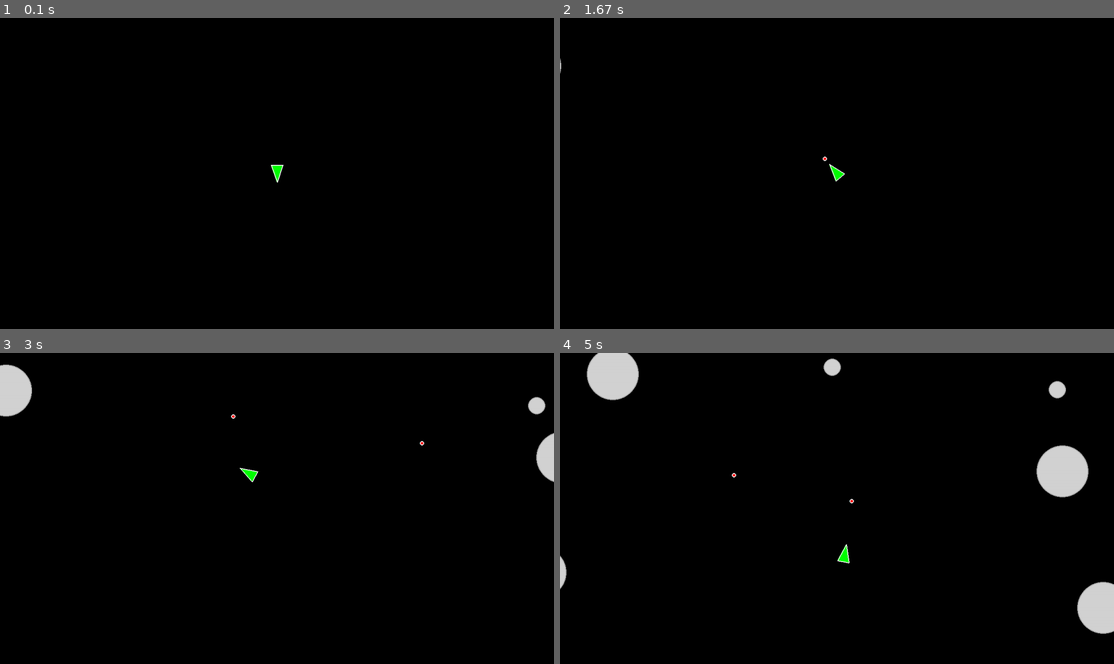
Above: before the commit, frames 1-4 (two rows, left to right).
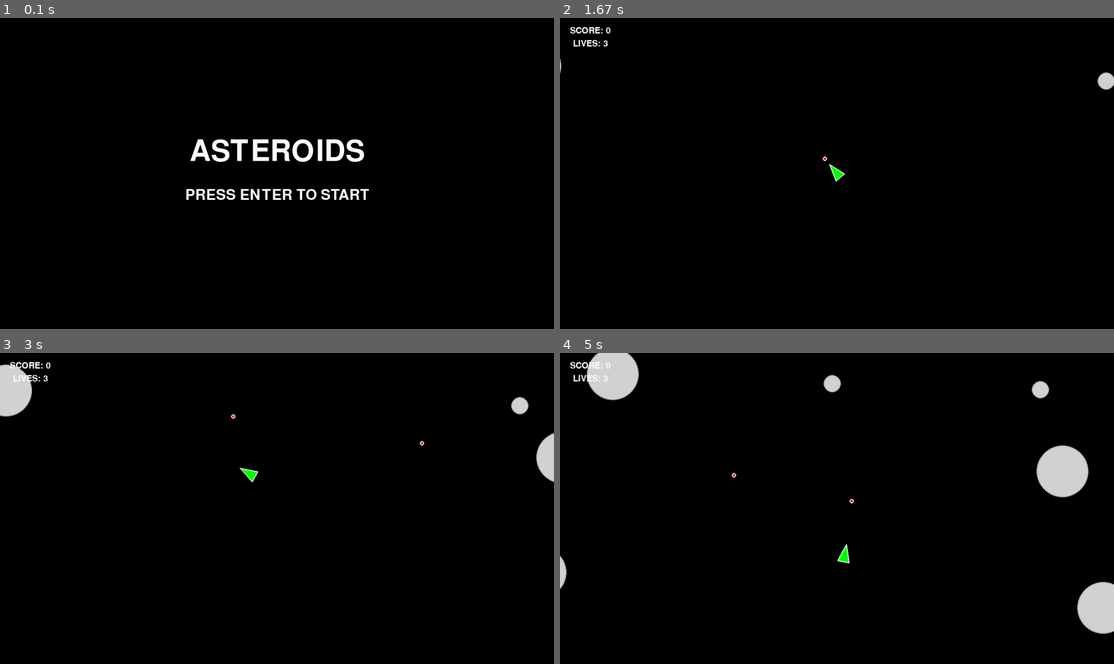
Above: after the commit, the same moments.

Repository: dirtyb1rd/asteroids-pygame
Game: pygame game, started from main.py
The game is run twice, just before and just after one commit, with the same random seed, the same clock (stepped at 60 frames per second) and the same inputs.
Inputs:
- Up to frame 1 (0.1 s): no input
- Up to frame 2 (1.67 s): tap Enter at 0.33 s; tap Space at 0.67, 1.57 s; hold D 1-1.47 s; hold W from 1.5 s (still down)
- Up to frame 3 (3 s): release W at 1.8 s; hold D 1.83-2.3 s; tap Space at 1.9, 2.2, 2.4, 2.7, 2.97 s; hold A 2.33-2.87 s; hold S from 2.9 s (still down)
- Up to frame 4 (5 s): release S at 3.2 s; hold A 3.23-3.63 s; tap Space at 3.3, 3.6, 3.73, 4.13, 4.43, 4.8 s; hold W 3.67-4.03 s; hold D 4.07-4.7 s; hold S from 4.73 s (still down)

The runs differ from the first frame. In frame 1, 1.9% of the frame differs, in the area x 33-67%, y 38-59%; in frame 2, 0.3%; in frame 3, 0.5%; in frame 4, 0.7%.

Commit message:
score-keeping, HUD, lives, screen wrap, game state

Diff:
--- a/asteroid.py
+++ b/asteroid.py
@@ -1,5 +1,11 @@
 import pygame
-from constants import LINE_WIDTH, ASTEROID_MIN_RADIUS
+from constants import (
+    LINE_WIDTH,
+    ASTEROID_MIN_RADIUS,
+    ASTEROID_SCORE_LARGE,
+    ASTEROID_SCORE_MEDIUM,
+    ASTEROID_SCORE_SMALL,
+)
 from circleshape import CircleShape
 from logger import log_event
 import random
@@ -14,13 +20,14 @@
         pygame.draw.circle(screen, "darkgray", self.position, self.radius, LINE_WIDTH)
 
     def update(self, dt):
+        super().update(dt)  # wrapping
         self.position += self.velocity * dt
 
     def split(self):
         self.kill()
 
         if self.radius <= ASTEROID_MIN_RADIUS:
-            return
+            return ASTEROID_SCORE_SMALL
 
         log_event("asteroid_split")
 
@@ -34,3 +41,9 @@
         new_1.velocity = vector_1 * 1.2
         new_2 = Asteroid(self.position.x, self.position.y, new_radius)
         new_2.velocity = vector_2 * 1.2
+
+        return (
+            ASTEROID_SCORE_LARGE
+            if new_radius > ASTEROID_MIN_RADIUS
+            else ASTEROID_SCORE_MEDIUM
+        )
--- a/circleshape.py
+++ b/circleshape.py
@@ -1,4 +1,5 @@
 import pygame
+
 
 # Base class for game objects
 class CircleShape(pygame.sprite.Sprite):
@@ -23,5 +24,14 @@
         return distance <= minimum
 
     def update(self, dt):
-        # must override
-        pass
+        # screen wrapping
+        from constants import SCREEN_WIDTH, SCREEN_HEIGHT
+
+        if self.position.x > SCREEN_WIDTH + self.radius:
+            self.position.x = -self.radius
+        elif self.position.x < -self.radius:
+            self.position.x = SCREEN_WIDTH + self.radius
+        if self.position.y > SCREEN_HEIGHT + self.radius:
+            self.position.y = -self.radius
+        elif self.position.y < -self.radius:
+            self.position.y = SCREEN_HEIGHT + self.radius
--- a/constants.py
+++ b/constants.py
@@ -16,3 +16,10 @@
 ASTEROID_MAX_RADIUS = ASTEROID_MIN_RADIUS * ASTEROID_KINDS
 
 SHOT_RADIUS = 5
+
+PLAYER_LIVES = 3
+INVULNERABILITY_TIME = 2.0
+
+ASTEROID_SCORE_LARGE = 20
+ASTEROID_SCORE_MEDIUM = 50
+ASTEROID_SCORE_SMALL = 100
--- a/main.py
+++ b/main.py
@@ -4,64 +4,142 @@
 from asteroidfield import AsteroidField
 from player import Player
 from shot import Shot
-from constants import SCREEN_HEIGHT, SCREEN_WIDTH
+from constants import SCREEN_HEIGHT, SCREEN_WIDTH, PLAYER_LIVES, INVULNERABILITY_TIME
 from logger import log_state, log_event
 
+
+def draw_text(screen, text, size, x, y, color="white"):
+    font = pygame.font.Font(None, size)
+    surface = font.render(text, True, color)
+    rect = surface.get_rect(center=(x, y))
+    screen.blit(surface, rect)
+
+
 def main():
-
-    # print(f"Starting Asteroids with pygame version: {pygame.version.ver}")
-    # print(f"Screen width: {SCREEN_WIDTH}")
-    # print(f"Screen height: {SCREEN_HEIGHT}")
-
     pygame.init()
-
     screen = pygame.display.set_mode((SCREEN_WIDTH, SCREEN_HEIGHT))
     clock = pygame.time.Clock()
 
-    dt = 0
-
-    updatable = pygame.sprite.Group()
-    drawable = pygame.sprite.Group()
-    asteroids = pygame.sprite.Group()
-    shots = pygame.sprite.Group()
-
-    Asteroid.containers = (asteroids, updatable, drawable)
-    AsteroidField.containers = (updatable)
-    Shot.containers = (shots, updatable, drawable)
-    Player.containers = (updatable, drawable)
-
-    AsteroidField()
-
-    player = Player(SCREEN_WIDTH / 2, SCREEN_HEIGHT / 2)
+    state = "MENU"
+    score = 0
+    high_score = 0
 
     while True:
-        log_state()
+        if state == "MENU":
+            screen.fill("black")
+            draw_text(
+                screen, "ASTEROIDS", 100, SCREEN_WIDTH / 2, SCREEN_HEIGHT / 2 - 50
+            )
+            draw_text(
+                screen,
+                "PRESS ENTER TO START",
+                50,
+                SCREEN_WIDTH / 2,
+                SCREEN_HEIGHT / 2 + 50,
+            )
+            pygame.display.flip()
+            for event in pygame.event.get():
+                if event.type == pygame.QUIT:
+                    return
+                if event.type == pygame.KEYDOWN and (
+                    event.key == pygame.K_RETURN or event.key == pygame.K_KP_ENTER
+                ):
+                    state = "PLAYING"
 
-        for event in pygame.event.get():
-            if event.type == pygame.QUIT:
-                return
+                    score = 0
+                    lives = PLAYER_LIVES
+                    updatable = pygame.sprite.Group()
+                    drawable = pygame.sprite.Group()
+                    asteroids = pygame.sprite.Group()
+                    shots = pygame.sprite.Group()
 
-        screen.fill("black")
+                    Asteroid.containers = (asteroids, updatable, drawable)
+                    AsteroidField.containers = updatable
+                    Shot.containers = (shots, updatable, drawable)
+                    Player.containers = (updatable, drawable)
 
-        updatable.update(dt)
+                    AsteroidField()
+                    player = Player(SCREEN_WIDTH / 2, SCREEN_HEIGHT / 2)
 
-        for asteroid in asteroids:
-            if asteroid.collides_with(player):
-                log_event("player_hit")
-                print("Game Over!")
-                sys.exit()
-            for bullet in shots:
-                if asteroid.collides_with(bullet):
-                    log_event("asteroid_shot")
-                    asteroid.split()
-                    bullet.kill()
+        elif state == "PLAYING":
+            dt = clock.tick(60) / 1000
+            for event in pygame.event.get():
+                if event.type == pygame.QUIT:
+                    return
 
-        for obj in drawable:
-            obj.draw(screen)
+            screen.fill("black")
+            updatable.update(dt)
 
-        pygame.display.flip()
+            for asteroid in asteroids:
+                if player.invulnerable_timer <= 0 and asteroid.collides_with(player):
+                    log_event("player_hit")
+                    lives -= 1
+                    if lives <= 0:
+                        state = "GAME_OVER"
+                        if score > high_score:
+                            high_score = score
+                    else:
+                        player.position = pygame.Vector2(
+                            SCREEN_WIDTH / 2, SCREEN_HEIGHT / 2
+                        )
+                        player.velocity = pygame.Vector2(0, 0)
+                        player.invulnerable_timer = INVULNERABILITY_TIME
 
-        dt = clock.tick(60) / 1000
+                for bullet in shots:
+                    if asteroid.collides_with(bullet):
+                        log_event("asteroid_shot")
+                        points = asteroid.split()
+                        if points:
+                            score += points
+                        bullet.kill()
+
+            for obj in drawable:
+                obj.draw(screen)
+
+            # hud
+            draw_text(screen, f"SCORE: {score}", 30, 70, 30)
+            draw_text(screen, f"LIVES: {lives}", 30, 70, 60)
+
+            pygame.display.flip()
+
+        elif state == "GAME_OVER":
+            screen.fill("black")
+            draw_text(
+                screen,
+                "GAME OVER",
+                100,
+                SCREEN_WIDTH / 2,
+                SCREEN_HEIGHT / 2 - 50,
+                "red",
+            )
+            draw_text(
+                screen,
+                f"FINAL SCORE: {score}",
+                50,
+                SCREEN_WIDTH / 2,
+                SCREEN_HEIGHT / 2 + 20,
+            )
+            draw_text(
+                screen,
+                f"HIGH SCORE: {high_score}",
+                30,
+                SCREEN_WIDTH / 2,
+                SCREEN_HEIGHT / 2 + 60,
+            )
+            draw_text(
+                screen,
+                "PRESS R TO RESTART",
+                40,
+                SCREEN_WIDTH / 2,
+                SCREEN_HEIGHT / 2 + 120,
+            )
+            pygame.display.flip()
+            for event in pygame.event.get():
+                if event.type == pygame.QUIT:
+                    return
+                if event.type == pygame.KEYDOWN and event.key == pygame.K_r:
+                    state = "MENU"
+
 
 if __name__ == "__main__":
     main()
--- a/player.py
+++ b/player.py
@@ -9,7 +9,8 @@
     PLAYER_SHOOT_SPEED,
     PLAYER_SHOOT_COOLDOWN_SECOND,
     PLAYER_ACCELERATION,
-    PLAYER_DRAG
+    PLAYER_DRAG,
+    INVULNERABILITY_TIME,
 )
 
 
@@ -18,6 +19,7 @@
         super().__init__(x, y, PLAYER_RADIUS)
         self.rotation = 0
         self.timer = 0
+        self.invulnerable_timer = INVULNERABILITY_TIME
 
     def triangle(self):
         forward = pygame.Vector2(0, 1).rotate(self.rotation)
@@ -28,6 +30,9 @@
         return [a, b, c]
 
     def draw(self, screen):
+        # blink if invulnerable
+        if self.invulnerable_timer > 0 and int(self.invulnerable_timer * 10) % 2 == 0:
+            return
         pygame.draw.polygon(screen, "green", self.triangle())
         pygame.draw.polygon(screen, "white", self.triangle(), LINE_WIDTH)
 
@@ -36,7 +41,9 @@
 
     def update(self, dt):
         self.timer -= dt
+        self.invulnerable_timer -= dt
 
+        super().update(dt)  # wrapping
         keys = pygame.key.get_pressed()
         if keys[pygame.K_a]:
             self.rotate(-dt)
@@ -63,4 +70,4 @@
             return
         self.timer = PLAYER_SHOOT_COOLDOWN_SECOND
         shot = Shot(self.position.x, self.position.y)
-        shot.velocity = pygame.Vector2(0,1).rotate(self.rotation) * PLAYER_SHOOT_SPEED
+        shot.velocity = pygame.Vector2(0, 1).rotate(self.rotation) * PLAYER_SHOOT_SPEED
Not shown, changed: README.md
Binary file added: demo/demo.gif
Renamed: screenshot.png -> demo/screenshot.png
Not shown, changed: .gitignore
